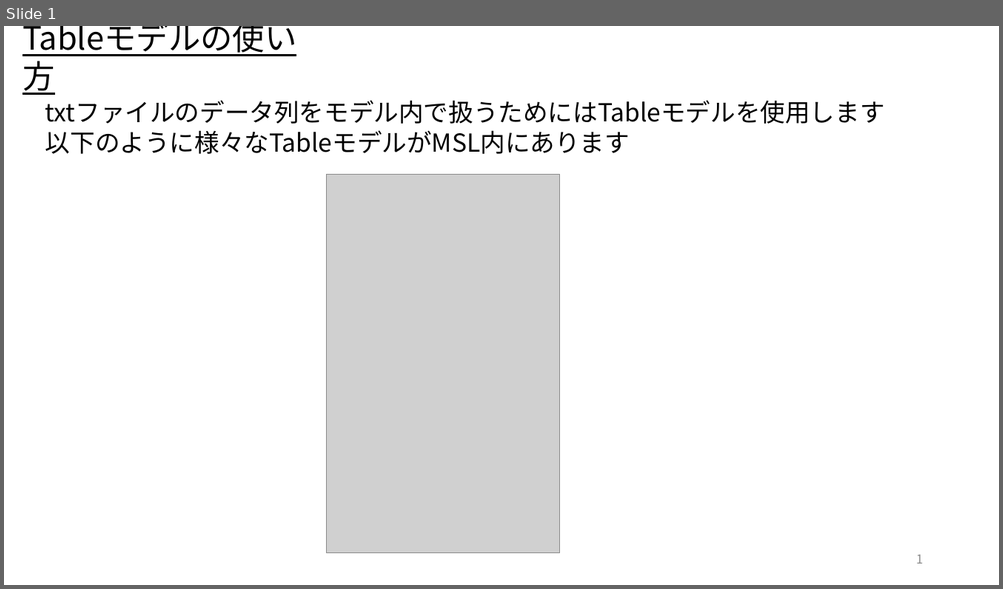
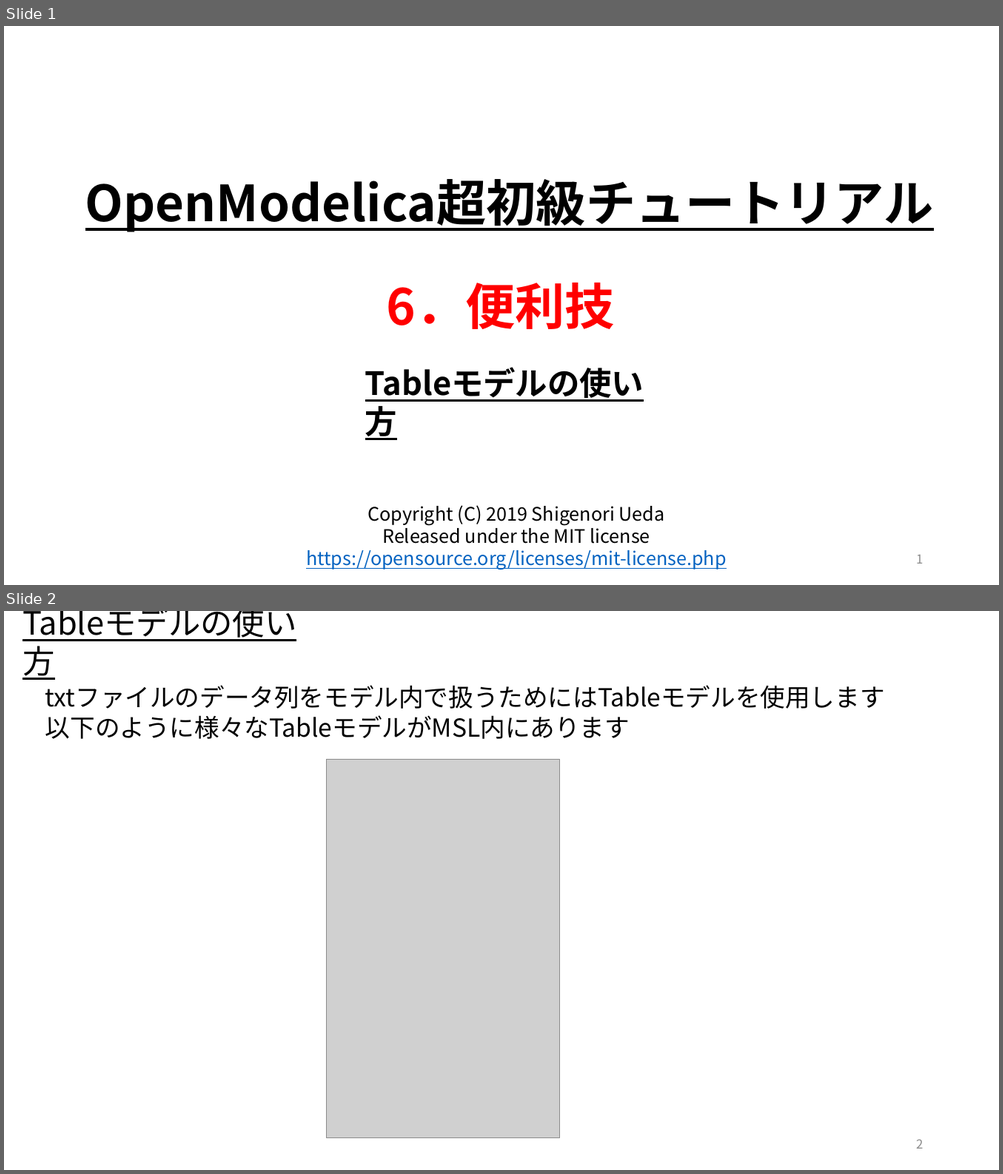
Before and after one commit to UedaShigenori/OpenModelica_Tutorials_Ja, a slide deck: 6_Tips/03_UsageTableModel/UsageTableModel.pptx. Shown one above the other, each under a label of ours: slide 1 before the commit, slides 1 and 2 after it. The pictures are 1003x589 and 1003x1174 pixels, drawn with LibreOffice and Linux fonts; fonts in the diff are those of the drawing; grey boxes stand for pictures. Boxes give left, top, right and bottom in pixels: in the first picture for what was removed or moved away, otherwise in the second. Text is boxed around its words. In the diff, an @@ line names an element or a change of style, - is before the commit and + after.

```diff
--- a/6_Tips/03_UsageTableModel/UsageTableModel.pptx
+++ b/6_Tips/03_UsageTableModel/UsageTableModel.pptx
@@ slide 1 added at [4, 26, 999, 585], background #FFFFFF @@
@@ text added at [85, 179, 933, 232], 48 pt, text #000000, bold, underline @@
+OpenModelica超初級チュートリアル
@@ text added at [387, 283, 614, 329], 48 pt, text #FF0000, bold @@
+6．便利技
@@ text added at [361, 379, 666, 426], 31 pt, text #000000, bold, underline @@
+Tableモデルの使い方
@@ text added at [306, 506, 726, 570], 18 pt, text #000000 @@
+Copyright (C) 2019 Shigenori Ueda
+Released under the MIT license
+https://opensource.org/licenses/mit-license.php
@@ page number added at [916, 555, 922, 564], 12 pt, text #8C8C8C @@
+1
@@ what was slide 1 is now slide 2 @@
@@ page number at [916, 1139, 922, 1149]: text changed @@
-1
+2
```
Also in this commit, not shown: 2 other files.
